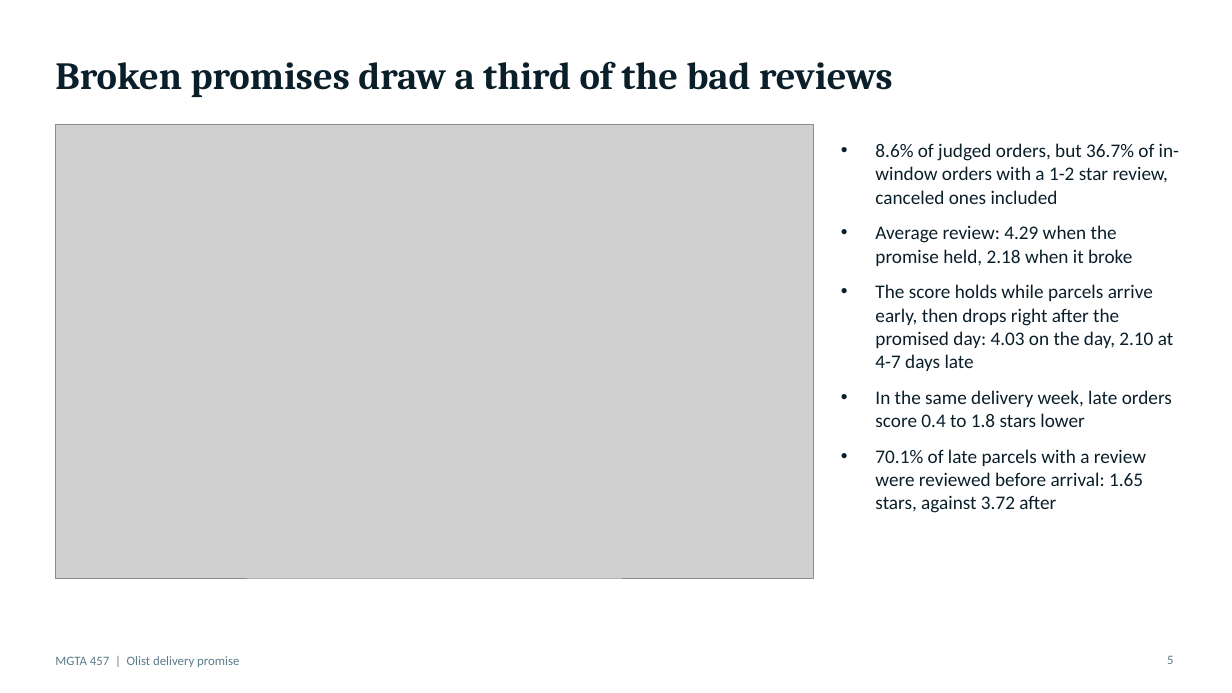
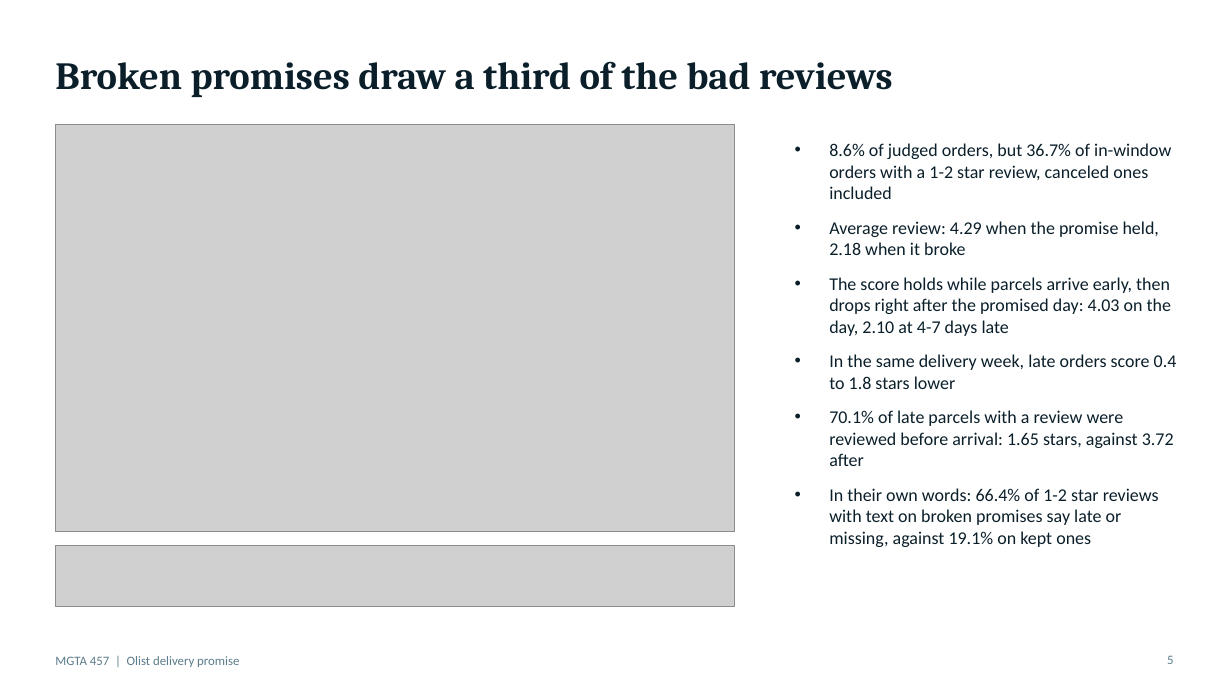
Before and after one commit to rsm-aaljarallah/mgta457-olist, a slide deck: slide 5 of deliverables/olist_presentation.pptx. Drawn at 1232x693 pixels with LibreOffice and Linux fonts; fonts in the diff are those of the drawing; grey boxes stand for pictures. Boxes give left, top, right and bottom in pixels: in the first picture for what was removed or moved away, otherwise in the second. Text is boxed around its words. In the diff, an @@ line names an element or a change of style, - is before the commit and + after.

```diff
--- a/deliverables/olist_presentation.pptx
+++ b/deliverables/olist_presentation.pptx
@@ picture: place and size @@
-picture at <box>55,125,813,579</box>
+picture at <box>55,125,735,531</box>
@@ text "8.6% of judged orders, but ...": place and size @@
-text "8.6% of judged orders, but ..." at <box>875,143,1179,513</box>
+text "8.6% of judged orders, but ..." at <box>829,143,1177,547</box>
@@ text at <box>829,143,1177,466</box>: size 15 to 14 pt in "8.6% of judged orders, but 36.7% of ...", "Average review: 4.29 when the promise held, ...", "The score holds while parcels arrive early, ...", "In the same delivery week, late orders ..." and 1 more places @@
@@ text at <box>829,488,1159,547</box>: paragraph added @@
+• In their own words: 66.4% of 1-2 star reviews with text on broken promises say late or missing, against 19.1% on kept ones
@@ picture added at <box>55,545,735,606</box> @@
```
Also in this commit, not shown: 1 other slide changed, 1 slide added, 31 other files.
